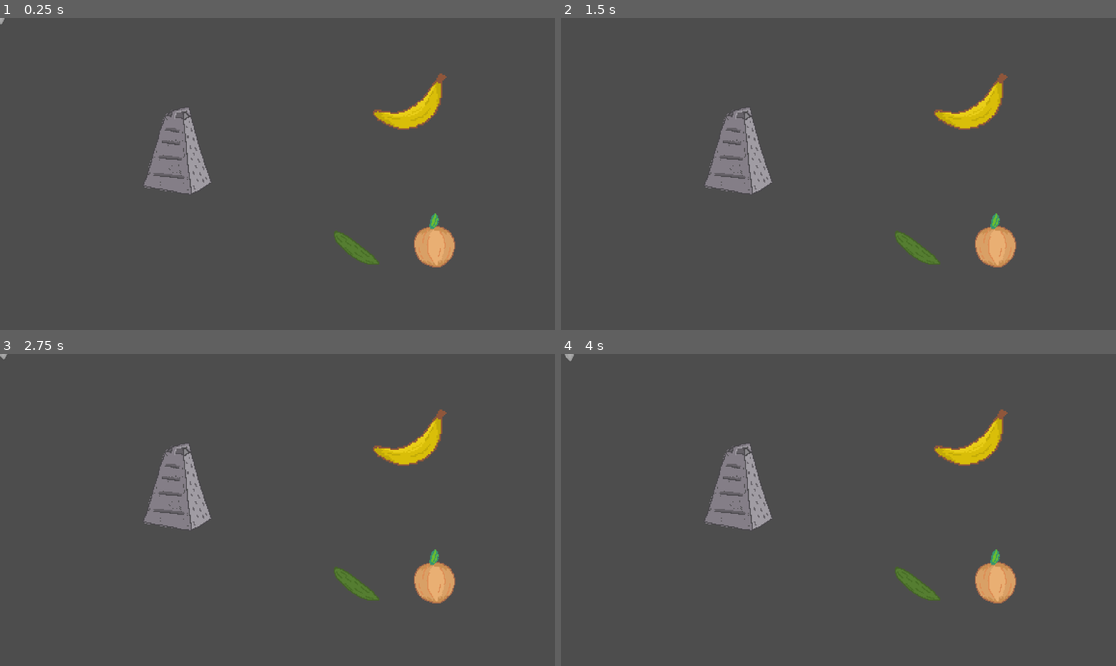
Above: before the commit, frames 1-4 (two rows, left to right).
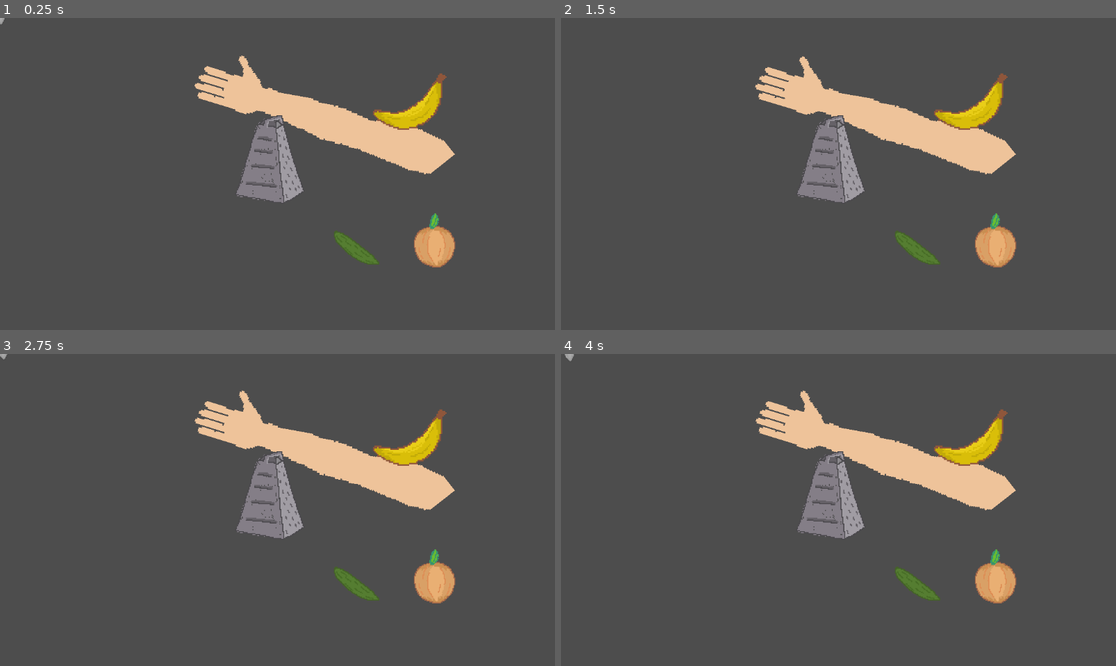
Above: after the commit, the same moments.

Repository: PeaceMonster/EpicWe-Gamejam2024
Game: Godot game, scene res://scenes/main.tscn
Two runs of this game, one before a commit and one after it. Both use one fixed random seed, a clock stepped at 60 frames per second and the inputs below.
Inputs (mouse positions are in pixels of both pictures, inside the frame that each line leads up to):
- Up to frame 1 (0.25 s): no input
- Up to frame 2 (1.5 s): move the mouse to (866, 174) at 0.52 s; tap Enter at 1.25 s; move the mouse to (810, 174) at 1.27 s
- Up to frame 3 (2.75 s): tap Space at 2 s; move the mouse to (288, 503) at 2.02 s
- Up to frame 4 (4 s): tap Enter at 2.75 s; move the mouse to (832, 516) at 2.77 s; tap Space at 3.5 s; move the mouse to (877, 513) at 3.52 s

The runs differ from the first frame. In frame 1, 8.9% of the frame differs, in the area x 25-82%, y 12-60%; in frame 2, 8.9%; in frame 3, 8.9%; in frame 4, 8.9%.

Commit message:
Merged VisualArm2

Diff:
--- a/scenes/VisualArm2/visual_arm_2.gd
+++ b/scenes/VisualArm2/visual_arm_2.gd
@@ -13,5 +13,6 @@
 
 # Called every frame. 'delta' is the elapsed time since the previous frame.
 func _process(delta):
-	ik_target.global_position = get_global_mouse_position()
+	# stop setting target
+	#ik_target.global_position = get_global_mouse_position()
 	pass
--- a/scenes/VisualArm2/visual_arm_2.tscn
+++ b/scenes/VisualArm2/visual_arm_2.tscn
@@ -45,6 +45,7 @@
 modifications/0 = SubResource("SkeletonModification2DCCDIK_il0mv")
 
 [node name="VisualArm2" type="Node2D" node_paths=PackedStringArray("ik_target")]
+texture_filter = 1
 position = Vector2(596, 260)
 script = ExtResource("1_rwm0r")
 ik_target = NodePath("Marker2D")
@@ -57,7 +58,6 @@
 auto_calculate_length_and_angle = false
 length = 47.0106
 bone_angle = -1.21888
-metadata/_local_pose_override_enabled_ = true
 
 [node name="Sprite2D" type="Sprite2D" parent="Skeleton2D/Bone2D"]
 position = Vector2(84, 30)
@@ -70,7 +70,6 @@
 auto_calculate_length_and_angle = false
 length = 81.0062
 bone_angle = 0.707319
-metadata/_local_pose_override_enabled_ = true
 
 [node name="Sprite2D" type="Sprite2D" parent="Skeleton2D/Bone2D/Bone2D"]
 position = Vector2(39, 5)
@@ -83,7 +82,6 @@
 auto_calculate_length_and_angle = false
 length = 38.239
 bone_angle = 0.0
-metadata/_local_pose_override_enabled_ = true
 
 [node name="Sprite2D" type="Sprite2D" parent="Skeleton2D/Bone2D/Bone2D/Bone2D"]
 position = Vector2(-44, -2)
@@ -93,10 +91,11 @@
 [node name="Bone2D" type="Bone2D" parent="Skeleton2D/Bone2D/Bone2D/Bone2D"]
 position = Vector2(44, 0)
 rest = Transform2D(1, 0, 0, 1, 44, 0)
-metadata/_local_pose_override_enabled_ = true
 
 [node name="Marker2D" type="Marker2D" parent="."]
+visible = false
 position = Vector2(204, 1)
 
 [node name="Sprite2D" type="Sprite2D" parent="Marker2D"]
+visible = false
 texture = ExtResource("4_sgpqg")
--- a/scenes/main.tscn
+++ b/scenes/main.tscn
@@ -1,5 +1,6 @@
-[gd_scene load_steps=6 format=3 uid="uid://lduf66oqur7l"]
+[gd_scene load_steps=7 format=3 uid="uid://lduf66oqur7l"]
 
+[ext_resource type="PackedScene" uid="uid://cmdhyn1vg17rh" path="res://scenes/VisualArm2/visual_arm_2.tscn" id="1_2u1ck"]
 [ext_resource type="PackedScene" uid="uid://ch0ukib0edke5" path="res://scenes/grater.tscn" id="1_sicte"]
 [ext_resource type="PackedScene" uid="uid://cuc5i8tvyxpg1" path="res://scenes/Grabable/onion.tscn" id="2_0khw6"]
 [ext_resource type="PackedScene" uid="uid://cj8j80gyotjr4" path="res://scenes/Fruit/cucumber.tscn" id="3_lqxpi"]
@@ -7,6 +8,11 @@
 [ext_resource type="PackedScene" uid="uid://0e5avvpsk4dp" path="res://scenes/MouseTarget/mouse_target.tscn" id="5_mli8h"]
 
 [node name="Main" type="Node2D"]
+
+[node name="VisualArm2" parent="." node_paths=PackedStringArray("ik_target") instance=ExtResource("1_2u1ck")]
+position = Vector2(900, 283)
+scale = Vector2(3, 3)
+ik_target = NodePath("../MouseTarget")
 
 [node name="MouseTarget" parent="." instance=ExtResource("5_mli8h")]
 
@@ -20,5 +26,5 @@
 position = Vector2(741, 482)
 
 [node name="Grater" parent="." instance=ExtResource("1_sicte")]
-position = Vector2(380, 266)
+position = Vector2(572, 284)
 scale = Vector2(2, 2)
Not shown: 1 places in scenes/VisualArm/visual_arm.tscn that only renumber resources
Not shown: 1 places in scenes/VisualArm2/visual_arm_2.tscn that only renumber resources
